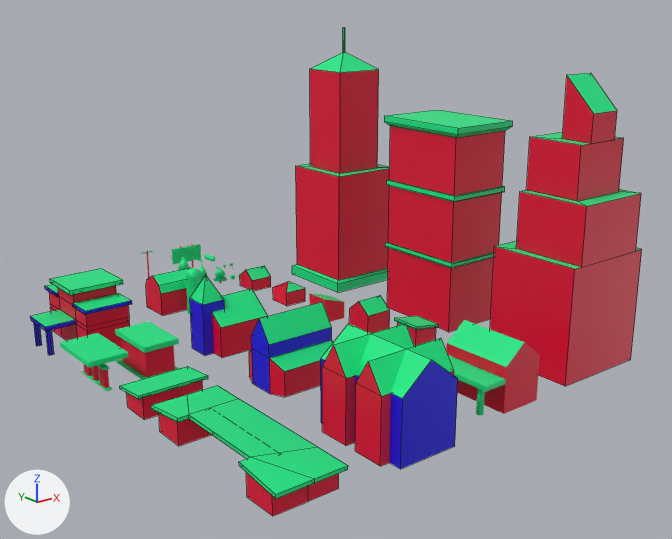
Renders of the Blender file assets/meshes/Map Objects.blend from each side of a commit.
Before and after are seen from a 50 mm lens placed at (-174.0, -260.0, 101.0), pointed at (-15.0, -62.0, 22.0). Arrows for +X, +Y and +Z are at lower left; the lights stay in place. The picture after the commit comes second. Mesh edges are drawn as thin lines on the coarser meshes.

Objects in the first picture: 'Apartments', 'Bank', 'Barn', 'Church_1', 'Church_2', 'Gas_Station', 'House_4', 'House_6', 'Motel', 'Skyscraper_1', 'Skyscraper_2', 'Skyscraper_3' and 11 more.
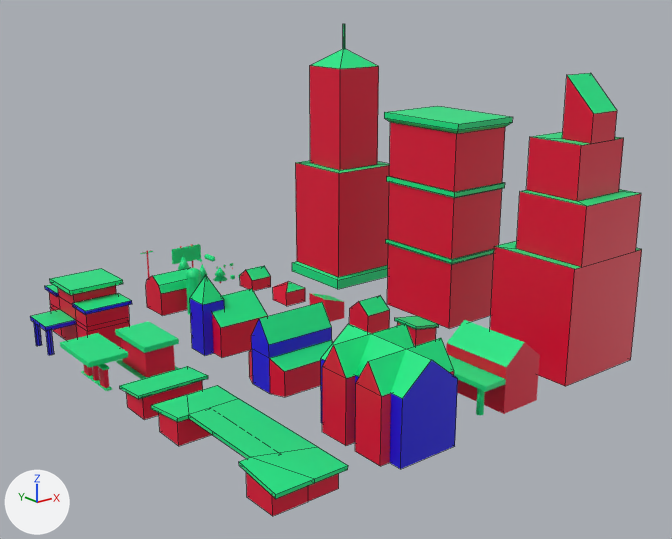
Commit message: map work

Where the newer file only moved an object's origin or applied its transform, the numbers keep the older frame.

Where the change shows, as pixel boxes [x1, y1, x2, y2] in the pictures (672 x 539 px):
'Skyscraper_2', moved: before [384, 110, 512, 332]; after [384, 106, 513, 328]
'Skyscraper_1', moved: before [292, 28, 390, 292]; after [292, 24, 390, 289]

The edits, one by one:
me_skyscraper_1 is used by ob_skyscraper_1; location (25.1, -15.7, 40.0); rotation (1.571, 0.0, 0.0), in degrees (90, 0, 0).
me_skyscraper_1 had 32 vertices, 30 faces and spanned x -13.0..13.0, y -40.0..45.3, z -13.0..13.0.
me_skyscraper_1 now has 32 vertices, 30 faces and spans x -13.0..13.0, y -38.8..46.4, z -13.0..13.0.
me_skyscraper_1 part 1: the whole mesh is moved by (0.0, 1.1, 0.0).
me_skyscraper_2 is used by ob_skyscraper_2; location (25.1, -64.1, 35.4); rotation (1.571, 0.0, 0.0), in degrees (90, 0, 0).
me_skyscraper_2 had 48 vertices, 46 faces and spanned x -11.3..11.3, y -35.4..25.7, z -15.4..15.4.
me_skyscraper_2 now has 48 vertices, 46 faces and spans x -11.3..11.3, y 1.6..62.6, z -15.4..15.4.
me_skyscraper_2 part 2: the whole mesh is moved by (0.0, 37.0, 0.0).
Object 'Skyscraper_2' (ob_skyscraper_2) moves from (25.1, -64.1, 35.4) to (25.1, -64.1, -0.4).
